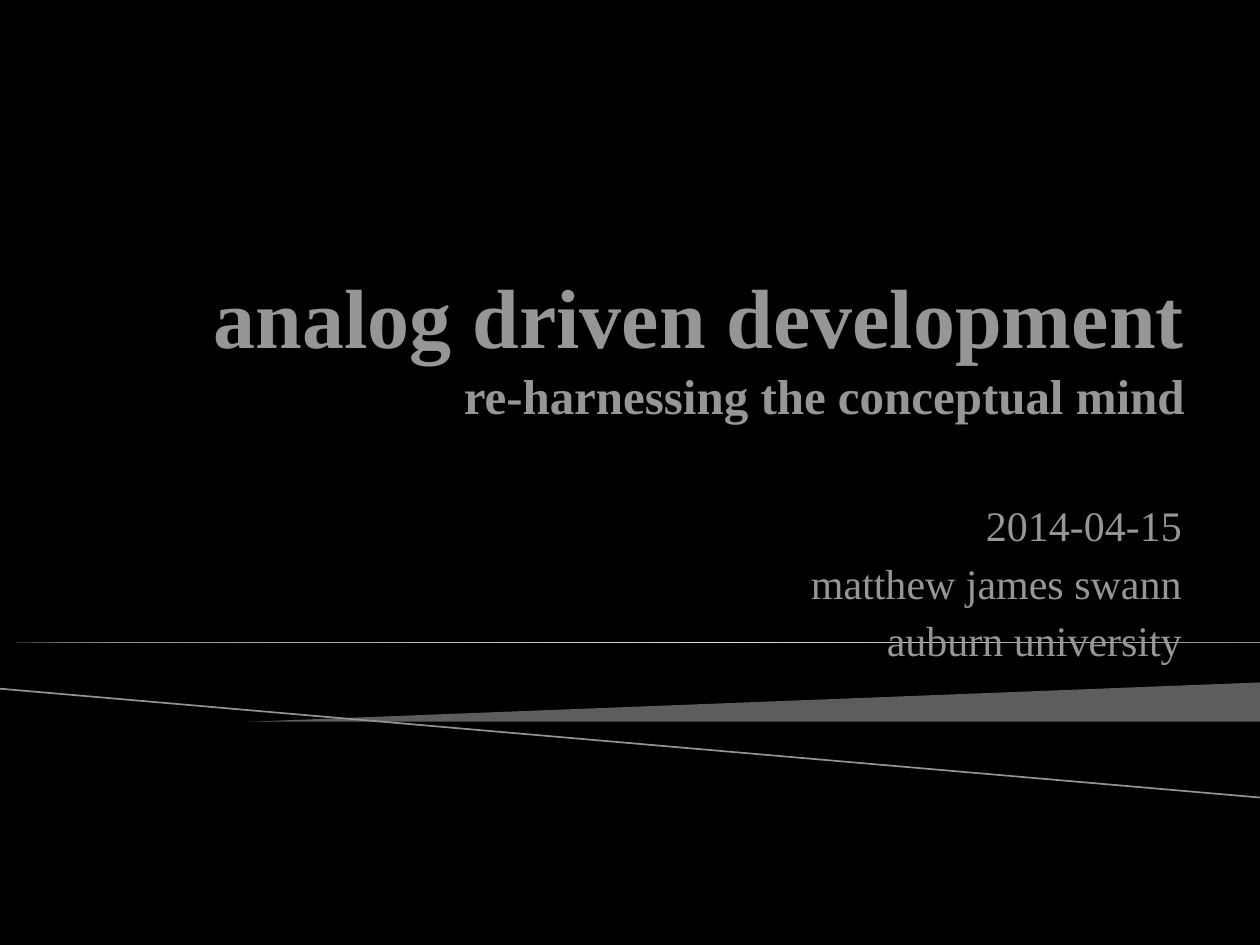
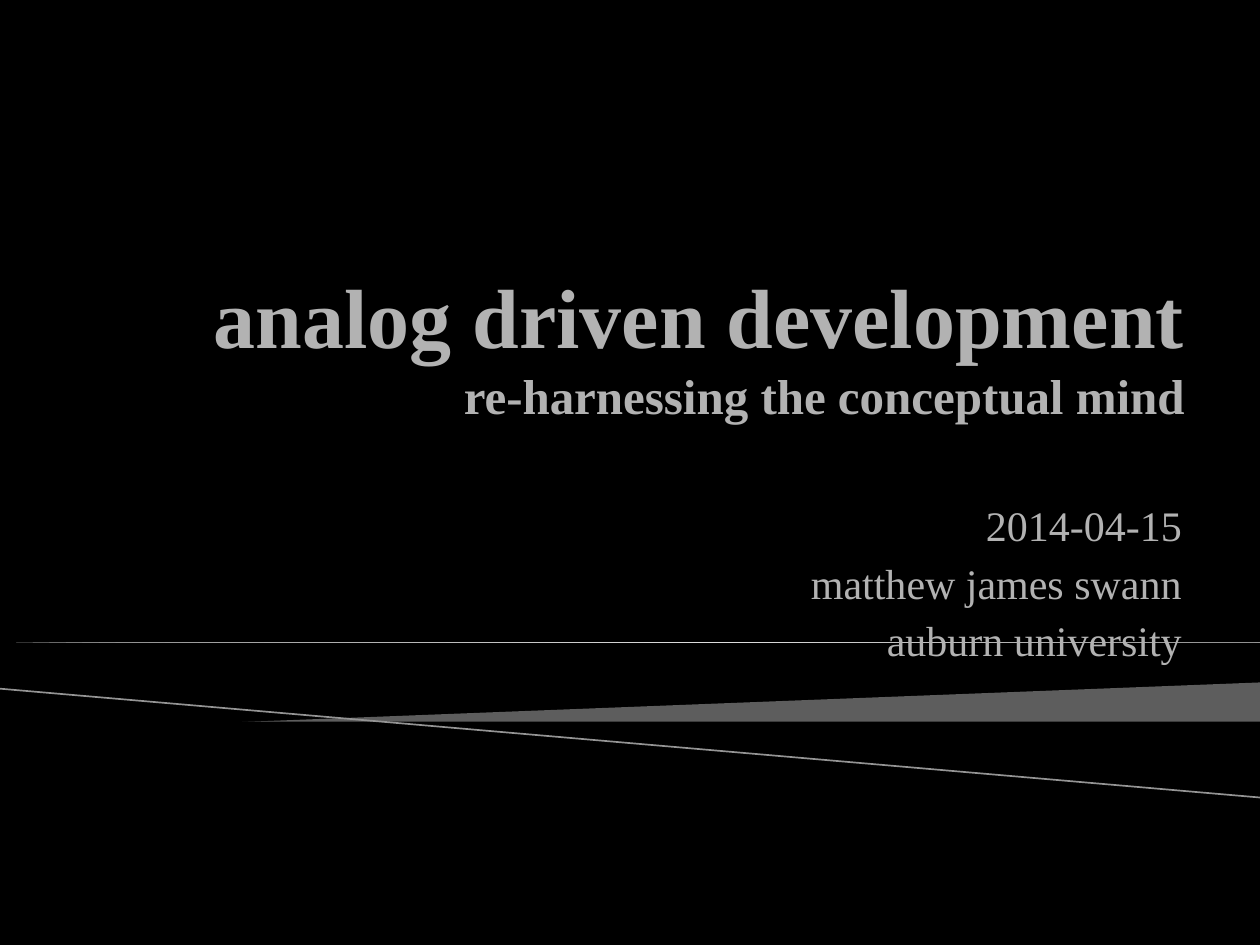
Before and after one commit to mjs0031/master_report, a slide deck: slide 1 of the_defense.pptx. Drawn at 1260x945 pixels with LibreOffice and Linux fonts; fonts in the diff are those of the drawing; background and template pictures are left out. Boxes give left, top, right and bottom in pixels: in the first picture for what was removed or moved away, otherwise in the second. Text is boxed around its words. In the diff, an @@ line names an element or a change of style, - is before the commit and + after.

```diff
--- a/the_defense.pptx
+++ b/the_defense.pptx
@@ title "analog driven development re-harnessing the ..." at (x1=214, y1=289, x2=1185, y2=424): text colour #969696 to #B2B2B2 @@
@@ subtitle "2014-04-15" at (x1=811, y1=513, x2=1182, y2=665): text colour #969696 to #B2B2B2 @@
```
Also in this commit, not shown: 3 other slides changed, 7 slides added, 1 other file.
